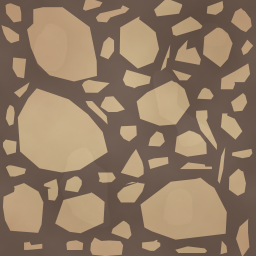
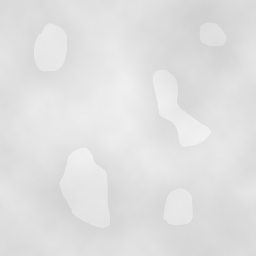
The second 256×256 image is a revision of the first. Changes to its layers:
"overlay": opacity 19% → 25% over (0, 0, 256, 256)
"Layer 26": opacity 25% → 30%, painted on it over (34, 22, 227, 228)
hid group "road" (2 layers) over (0, 0, 256, 256)
hid group "dirt" (6 layers) over (0, 0, 256, 256)
